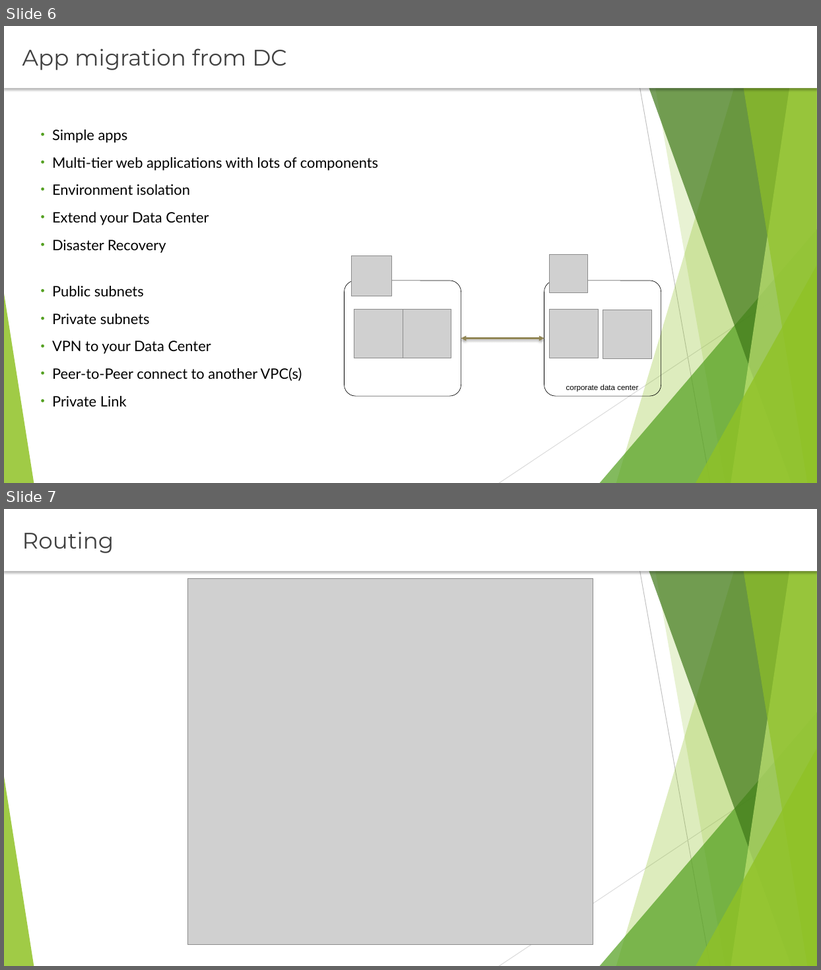
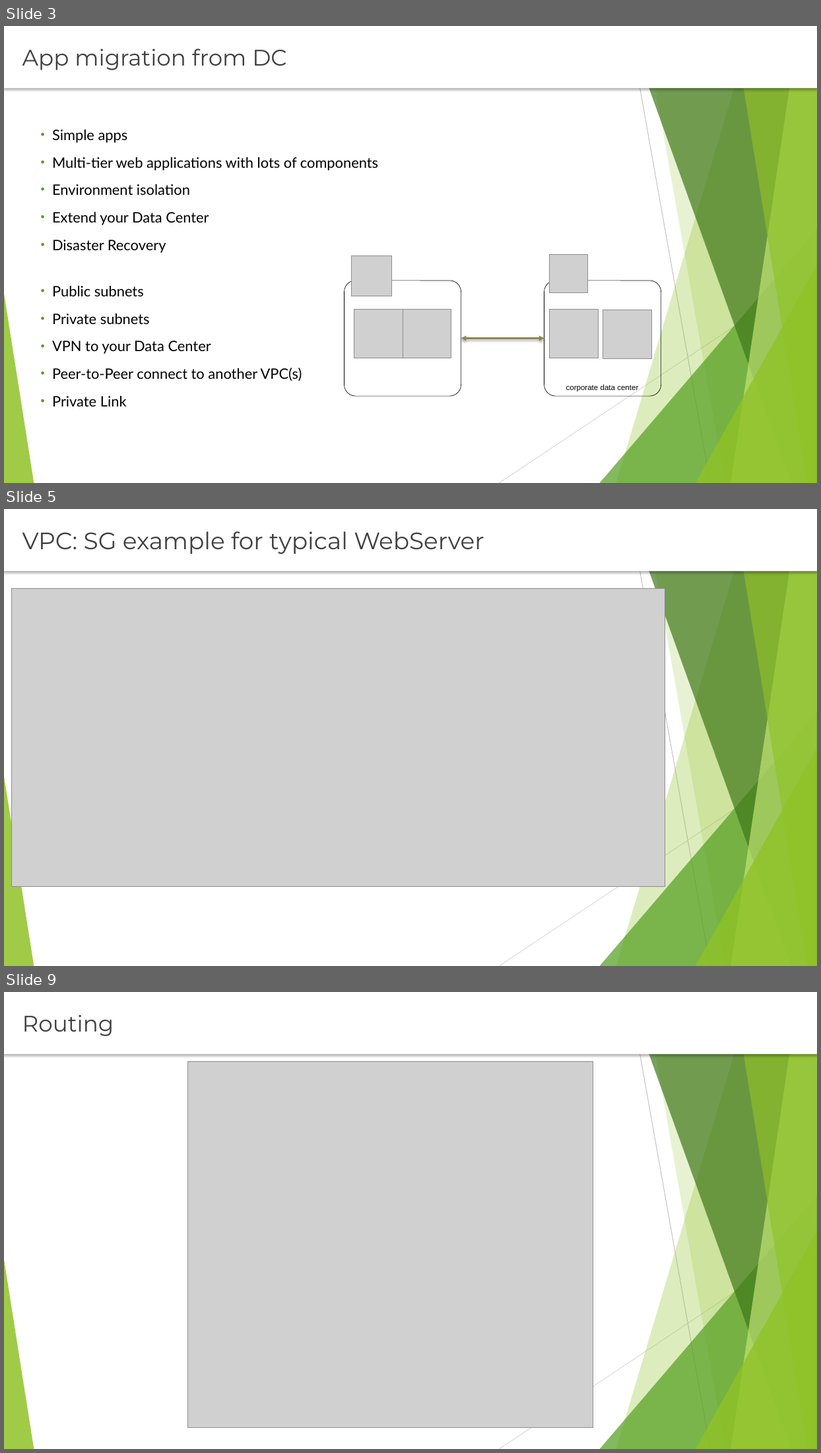
Before and after one commit to rusergei2010/AWSCourse2019, a slide deck: Lecture_5_VPC/vpc.pptx. Shown one above the other, each under a label of ours: slides 6 and 7 before the commit, slides 3, 5 and 9 after it; the slides between them are not shown. The pictures are 821x970 and 821x1453 pixels, drawn with LibreOffice and Linux fonts; fonts in the diff are those of the drawing; grey boxes stand for pictures. Boxes give left, top, right and bottom in pixels: in the first picture for what was removed or moved away, otherwise in the second. Text is boxed around its words. In the diff, an @@ line names an element or a change of style, - is before the commit and + after.

```diff
--- a/Lecture_5_VPC/vpc.pptx
+++ b/Lecture_5_VPC/vpc.pptx
@@ slide 5 added at (4, 509, 817, 966), background #FFFFFF; not listed: 10 template elements that a slide beside it also shows @@
@@ text added at (4, 509, 817, 571), fill #FFFFFF, 28 pt, text #404040 @@
+VPC: SG example for typical WebServer
@@ picture added at (12, 588, 665, 887) @@
@@ what was slide 6 is now slide 3 @@
@@ what was slide 7 is now slide 9 @@
```
Also in this commit, not shown: 5 slides changed, 3 other slides added, 14 other files.
